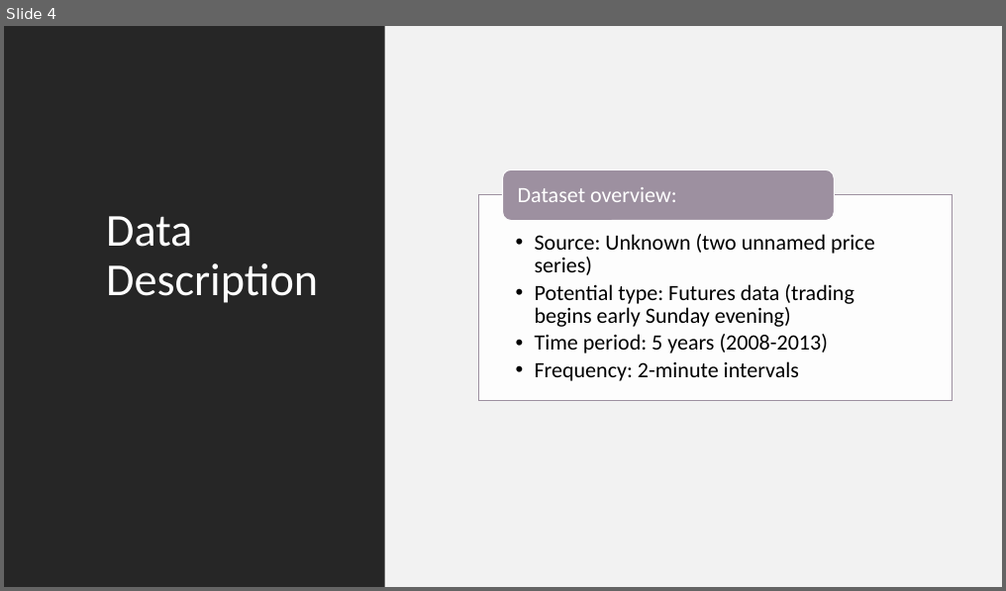
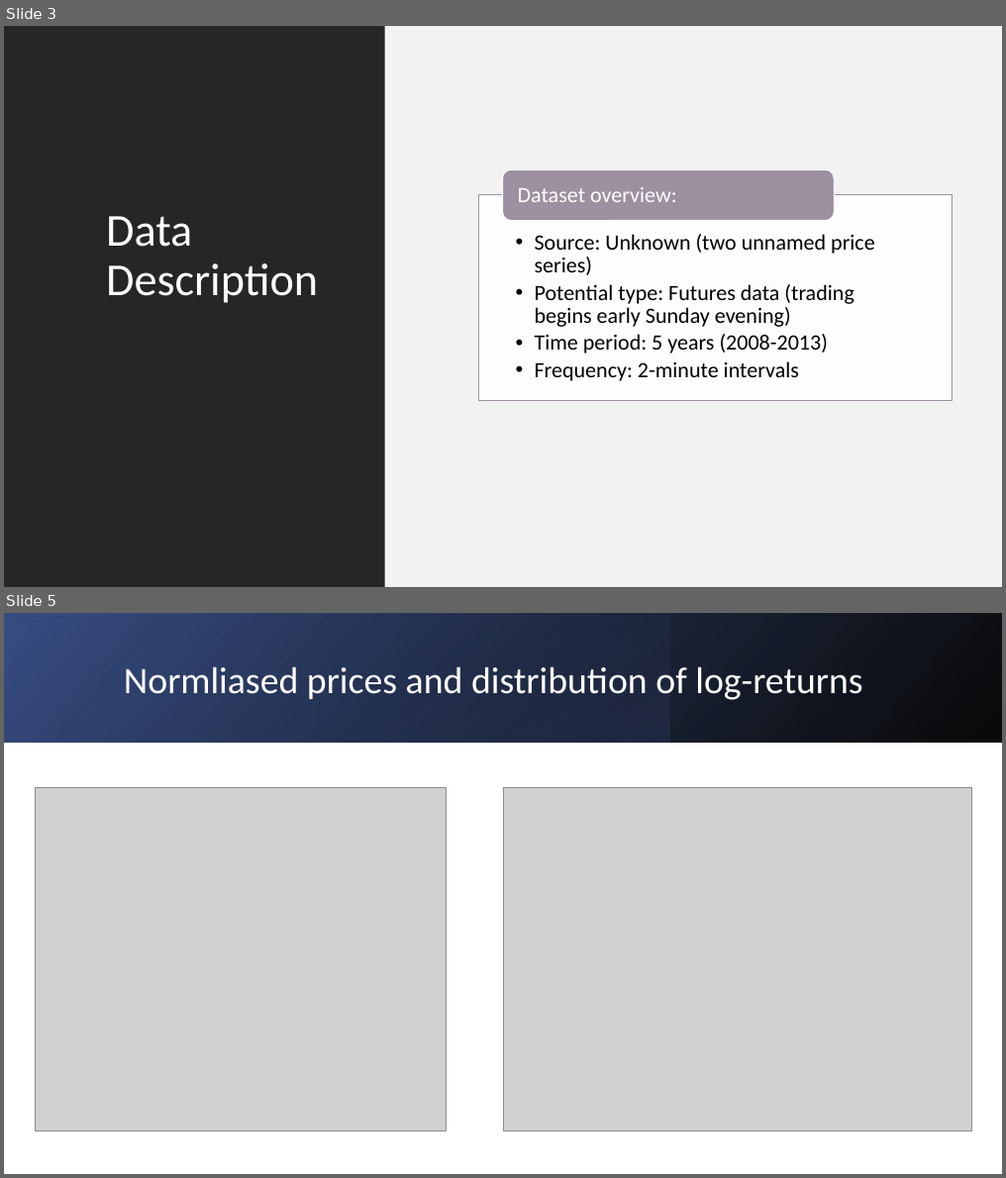
Before and after one commit to Jordanm37/Algo_trading, a slide deck: AE test/Quant_test_presentation_Jordan.pptx. Shown one above the other, each under a label of ours: slide 4 before the commit, slides 3 and 5 after it; the slides between them are not shown. The pictures are 1006x591 and 1006x1178 pixels, drawn with LibreOffice and Linux fonts; fonts in the diff are those of the drawing; grey boxes stand for pictures. Boxes give left, top, right and bottom in pixels: in the first picture for what was removed or moved away, otherwise in the second. Text is boxed around its words. In the diff, an @@ line names an element or a change of style, - is before the commit and + after.

```diff
--- a/AE test/Quant_test_presentation_Jordan.pptx
+++ b/AE test/Quant_test_presentation_Jordan.pptx
@@ slide 5 added at [4,613,1002,1174], background #FFFFFF @@
@@ rectangle added at [4,613,1002,742], fill gradient #000000 to #384C81 @@
@@ rectangle added at [4,613,1002,742], fill gradient #4A66AC to #000000 @@
@@ rectangle added at [318,613,670,742], fill gradient #4A66AC to #253356 @@
@@ title added at [124,666,862,700], 36 pt, text #FFFFFF @@
+Normliased prices and distribution of log-returns
@@ picture added at [35,788,447,1131] @@
@@ picture added at [503,788,972,1131] @@
@@ what was slide 4 is now slide 3 @@
```
Also in this commit, not shown: 15 slides changed, 1 slide removed, 4 other files.
